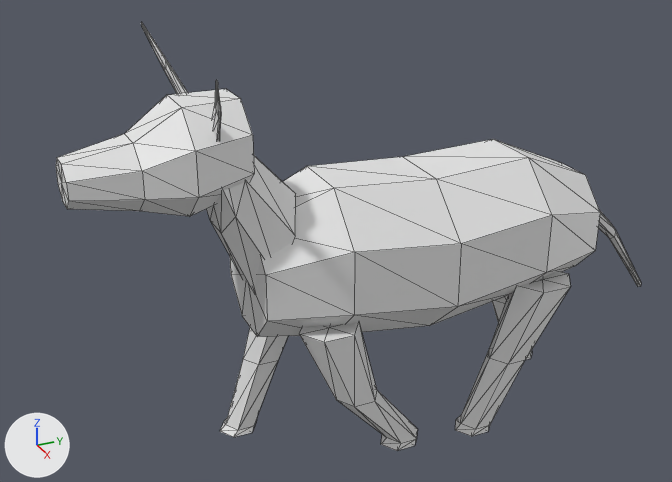
What one commit did to the OBJ model data/animals/vaca/walk/3.obj.
Both versions are drawn from a 50 mm lens placed at (2.31, -1.32, 1.85), pointed at (-0.06, -0.25, 0.67). The axes (+X, +Y, +Z) are drawn at lower left. The lights are the same throughout. The first picture is the older version. Mesh edges are drawn as thin lines. Where no turn or scale is listed for an object, it has been applied to the vertices.

The scene before the commit, as lines of its bpy script (objects in view):
```python
me_vaca_walk_3 = bpy.data.meshes.new('vaca_walk_3')
me_vaca_walk_3.from_pydata(...)  # 266 vertices, 492 faces; spans x -0.35..0.36, y -1.04..0.88, z 0.0..1.32
ob_vaca_walk_3 = bpy.data.objects.new('vaca_walk_3', me_vaca_walk_3)
ob_vaca_walk_3.location = (0.0, 0.0, 0.0)
```
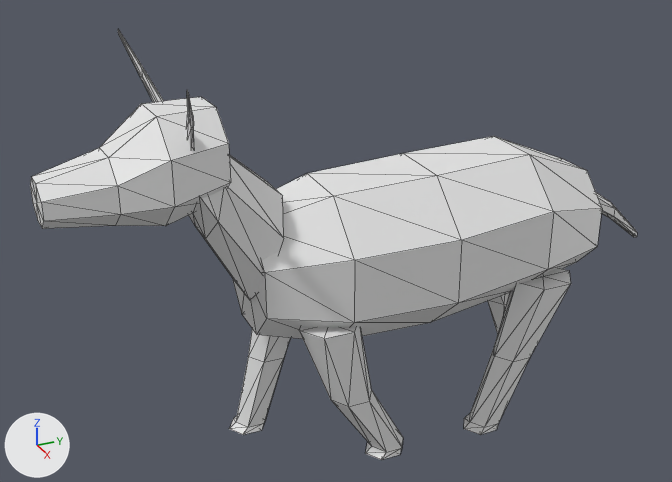
Where the change shows, as pixel boxes [x1, y1, x2, y2] in the pictures (672 x 482 px; the box of a moved part takes in the faces that stretch with it):
'vaca_walk_3', reshaped: before [56, 22, 641, 451]; after [30, 30, 637, 460]
part 1 of me_vaca_walk_3, moved or reshaped: before [220, 328, 288, 437]; after [229, 329, 290, 435]
part 2 of me_vaca_walk_3, moved or reshaped: before [492, 296, 532, 360]; after [488, 293, 509, 334]
part 3 of me_vaca_walk_3, moved or reshaped: before [455, 271, 571, 436]; after [464, 268, 571, 435]
part 4 of me_vaca_walk_3, moved or reshaped: before [56, 89, 254, 217]; after [30, 97, 231, 229]
part 5 of me_vaca_walk_3, moved or reshaped: before [141, 22, 188, 94]; after [118, 30, 164, 102]
part 6 of me_vaca_walk_3, moved or reshaped: before [212, 80, 221, 142]; after [186, 90, 194, 151]
part 7 of me_vaca_walk_3, moved or reshaped: before [207, 139, 641, 451]; after [189, 136, 637, 460]

The change in detail:
me_vaca_walk_3 is used by ob_vaca_walk_3; location (0.0, 0.0, 0.0).
me_vaca_walk_3 had 266 vertices, 492 faces and spanned x -0.35..0.36, y -1.04..0.88, z 0.0..1.32.
me_vaca_walk_3 now has 266 vertices, 492 faces and spans x -0.35..0.36, y -1.11..0.91, z 0.0..1.31.
me_vaca_walk_3 part 1: the loose piece of 26 vertices spanning x -0.24..-0.1, y -0.62..-0.28, z 0.0..0.51 is turned 3.7 degrees about the x axis through its middle, then moved by (0.0, 0.02, 0.01).
me_vaca_walk_3 part 2: the loose piece of 26 vertices spanning x -0.24..-0.09, y 0.27..0.61, z 0.01..0.51 is moved by (0.0, -0.01, 0.01).
me_vaca_walk_3 part 3: the loose piece of 26 vertices spanning x 0.09..0.24, y 0.08..0.47, z 0.02..0.51 is turned 3.8 degrees about the x axis through its middle, then moved by (0.0, 0.02, 0.0).
me_vaca_walk_3 part 4: the loose piece of 34 vertices spanning x -0.15..0.16, y -1.04..-0.57, z 0.88..1.18 is multiplied about its middle by the matrix ((1.0, -0.028, 0.003), (0.028, 0.999, -0.042), (-0.001, 0.042, 0.999)), then moved by (0.01, -0.07, -0.02).
me_vaca_walk_3 part 5: the loose piece of 20 vertices spanning x -0.35..-0.08, y -0.72..-0.66, z 1.09..1.32 is moved by (0.0, -0.07, -0.01).
me_vaca_walk_3 part 6: the loose piece of 20 vertices spanning x 0.09..0.36, y -0.72..-0.66, z 1.09..1.32 is moved by (0.0, -0.07, -0.01).
me_vaca_walk_3 part 7: 114 of 266 vertices moved; they spanned x -0.26..0.26, y -0.67..0.88, z 0.05..1.17 and now span x -0.26..0.26, y -0.75..0.91, z 0.03..1.15; mean shift (-0.01, -0.01, 0.01); largest move (0.05, 0.88, 0.34) -> (-0.03, 0.91, 0.49).
